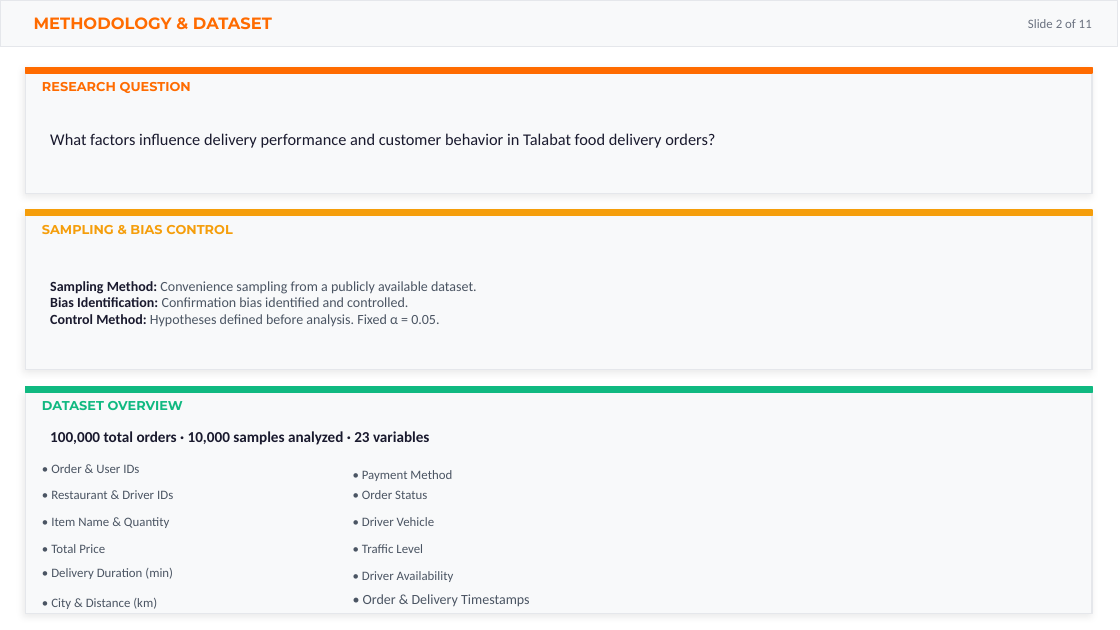
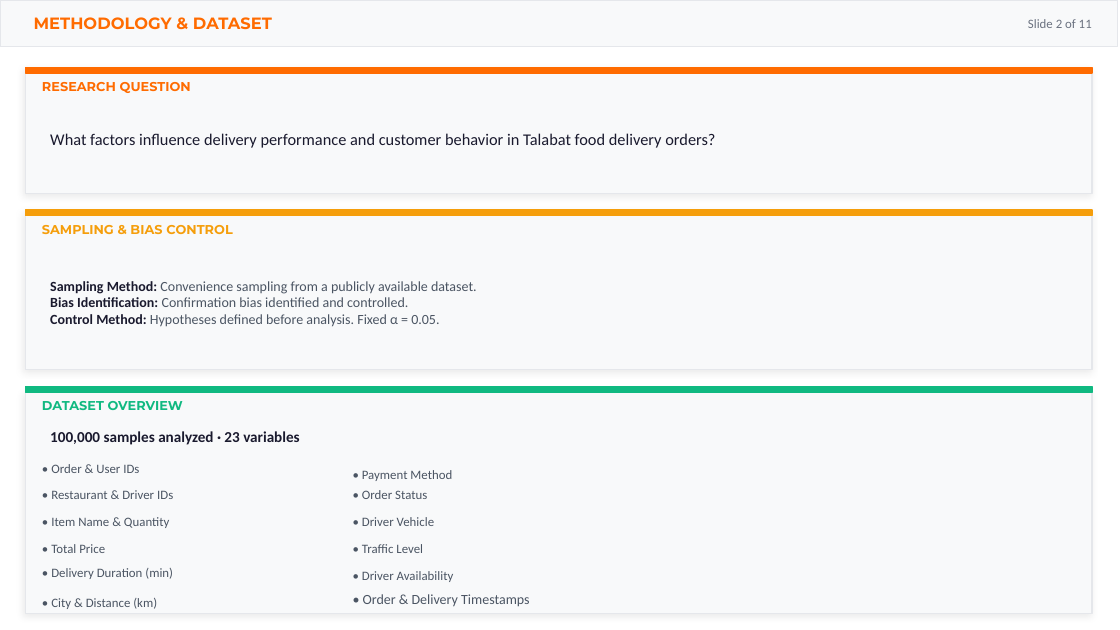
Before and after one commit to yassinfouad7/Project-III-Analytica, a slide deck: slide 2 of Analytica project 3 ppt.pptx. Drawn at 1120x630 pixels with LibreOffice and Linux fonts; fonts in the diff are those of the drawing. Boxes give left, top, right and bottom in pixels: in the first picture for what was removed or moved away, otherwise in the second. Text is boxed around its words. In the diff, an @@ line names an element or a change of style, - is before the commit and + after.

```diff
--- a/Analytica project 3 ppt.pptx
+++ b/Analytica project 3 ppt.pptx
@@ text at bbox=[50, 431, 299, 445]: text changed @@
-100,000 total orders · 10,000 samples analyzed · 23 variables
+100,000 samples analyzed · 23 variables
```
Also in this commit, not shown: 1 other slide changed, 2 other files.
